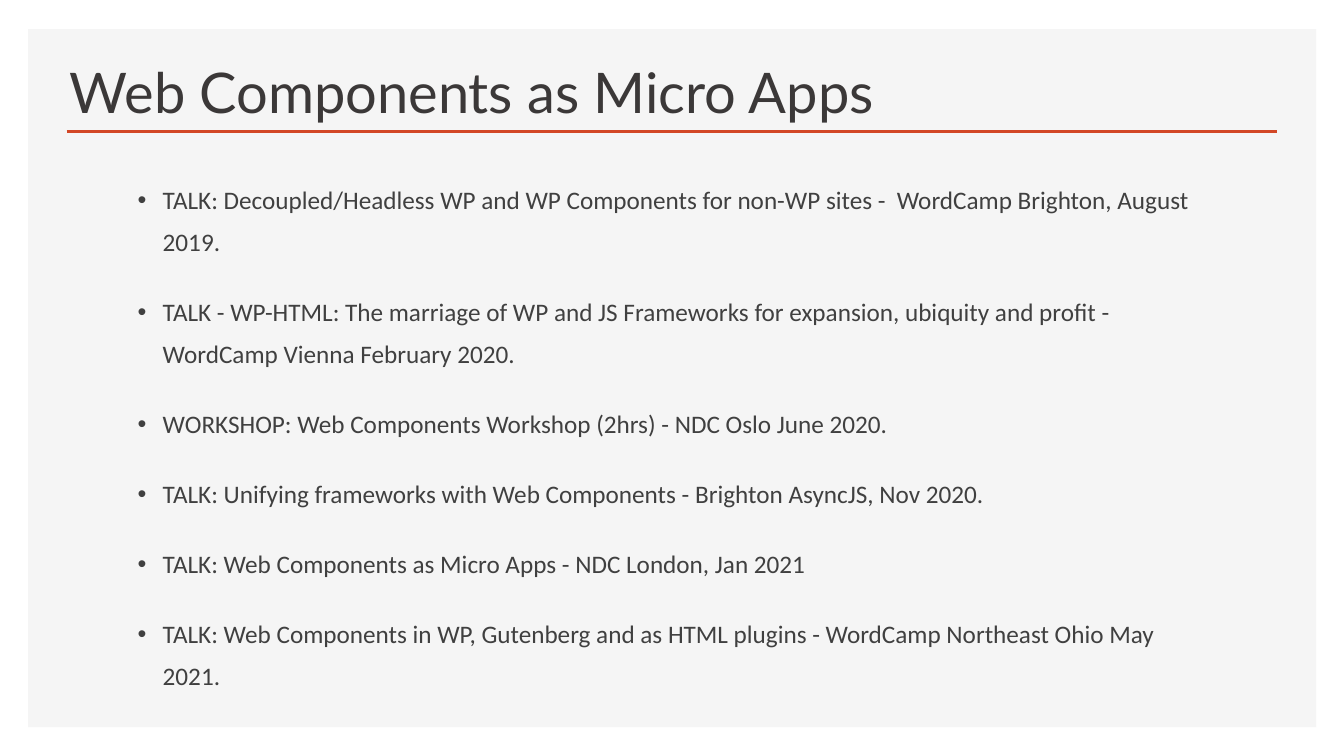
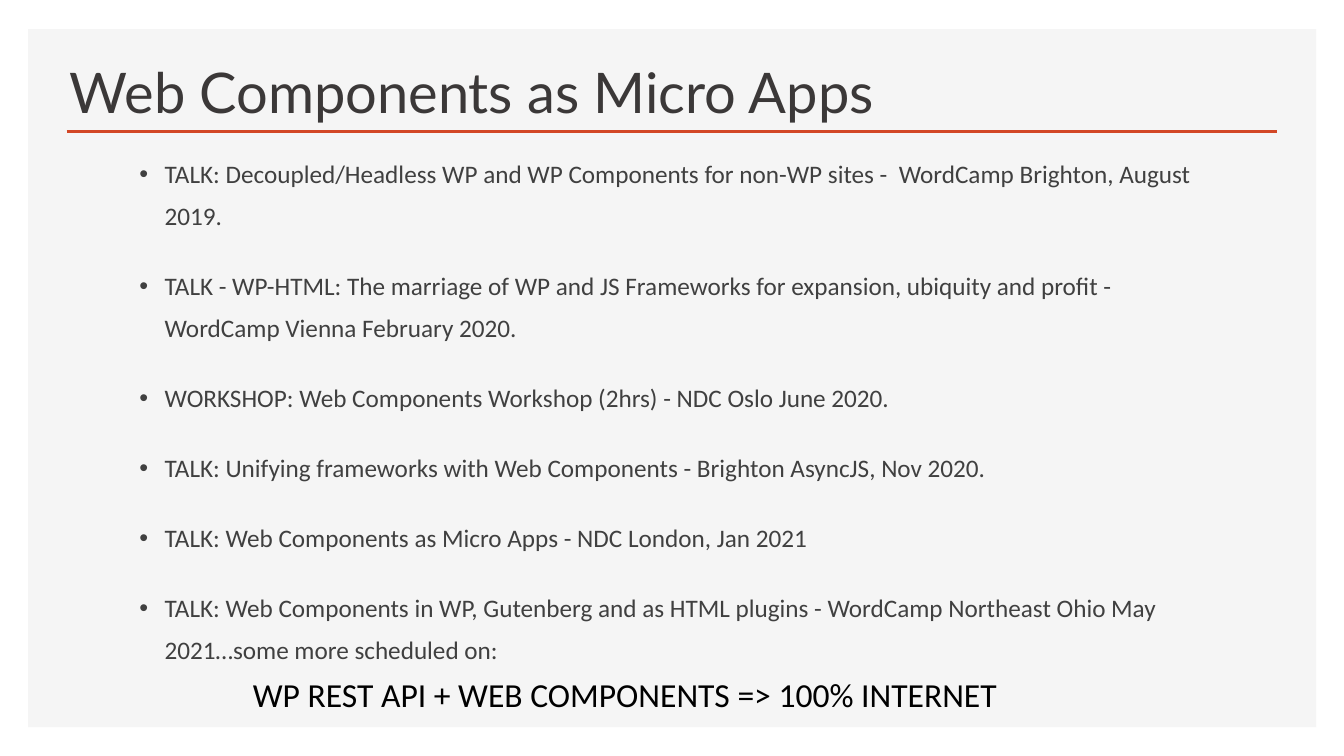
Before and after one commit to Python-Test-Engineer/web-components-v1, a slide deck: slide 4 of SLIDES/ndc-web-components.pptx. Drawn at 1344x756 pixels with LibreOffice and Linux fonts; fonts in the diff are those of the drawing. Boxes give left, top, right and bottom in pixels: in the first picture for what was removed or moved away, otherwise in the second. Text is boxed around its words. In the diff, an @@ line names an element or a change of style, - is before the commit and + after.

```diff
--- a/SLIDES/ndc-web-components.pptx
+++ b/SLIDES/ndc-web-components.pptx
@@ text "TALK: Decoupled/Headless WP and WP ...": place and size @@
-text "TALK: Decoupled/Headless WP and WP ..." at box(163, 191, 1188, 685)
+text "TALK: Decoupled/Headless WP and WP ..." at box(165, 165, 1190, 659)
@@ text at box(165, 599, 1156, 659): text changed @@
-  • TALK: Web Components in WP, Gutenberg and as HTML plugins - WordCamp Northeast Ohio May 2021.
+  • TALK: Web Components in WP, Gutenberg and as HTML plugins - WordCamp Northeast Ohio May 2021…some more scheduled on:
@@ text added at box(253, 684, 997, 708), 24 pt, text #000000 @@
+  WP REST API + WEB COMPONENTS => 100% INTERNET
```
Also in this commit, not shown: 5 other slides changed, 7 other files.
